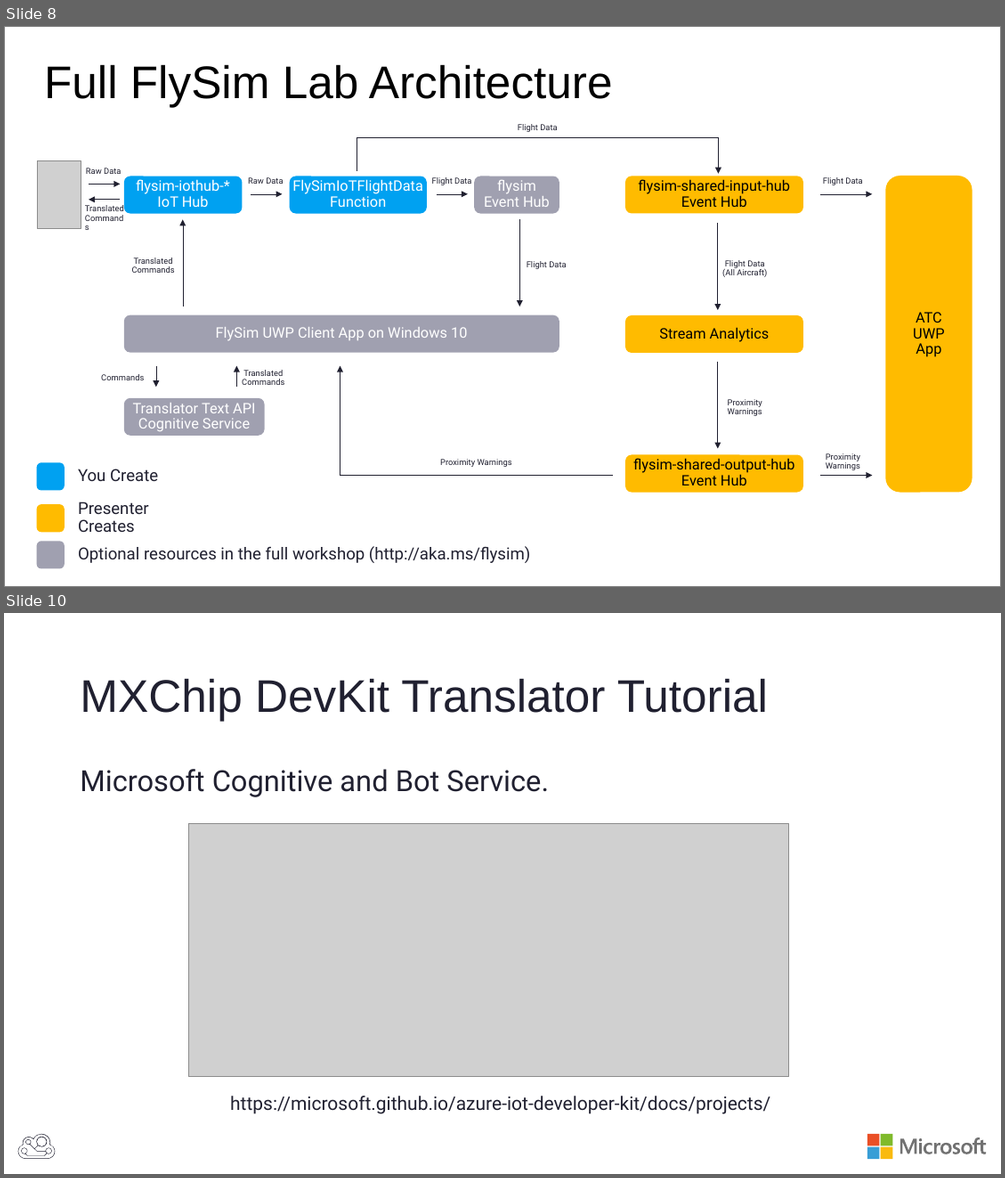
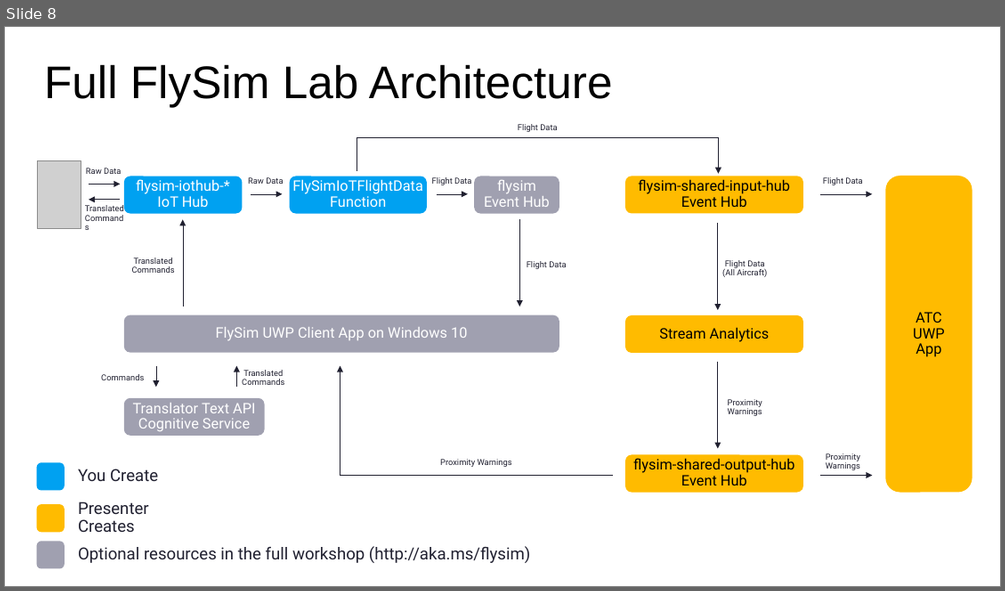
Before and after one commit to BretStateham/FlySimExpress, a slide deck: Slides/FlySimExpress.pptx. Shown one above the other, each under a label of ours: slides 8 and 10 before the commit, slide 8 after it; the slides between them are not shown. The pictures are 1005x1178 and 1005x591 pixels, drawn with LibreOffice and Linux fonts; fonts in the diff are those of the drawing; grey boxes stand for pictures. Boxes give left, top, right and bottom in pixels: in the first picture for what was removed or moved away, otherwise in the second. Text is boxed around its words. In the diff, an @@ line names an element or a change of style, - is before the commit and + after.

```diff
--- a/Slides/FlySimExpress.pptx
+++ b/Slides/FlySimExpress.pptx
@@ slide 10 removed at (4,613,1001,1174), background #FFFFFF @@
@@ title removed at (80,678,768,721) @@
-MXChip DevKit Translator Tutorial
@@ text removed at (80,769,549,797) @@
-Microsoft Cognitive and Bot Service.
@@ picture removed at (189,824,789,1077) @@
@@ text removed at (230,1095,770,1114) @@
-https://microsoft.github.io/azure-iot-developer-kit/docs/projects/
@@ freeform shape removed at (18,1134,55,1159) @@
@@ group removed at (867,1134,987,1159): 4 rectangles, 1 freeform shape @@
```
Also in this commit, not shown: 2 slides changed, 10 slides added, 3 other slides removed.
